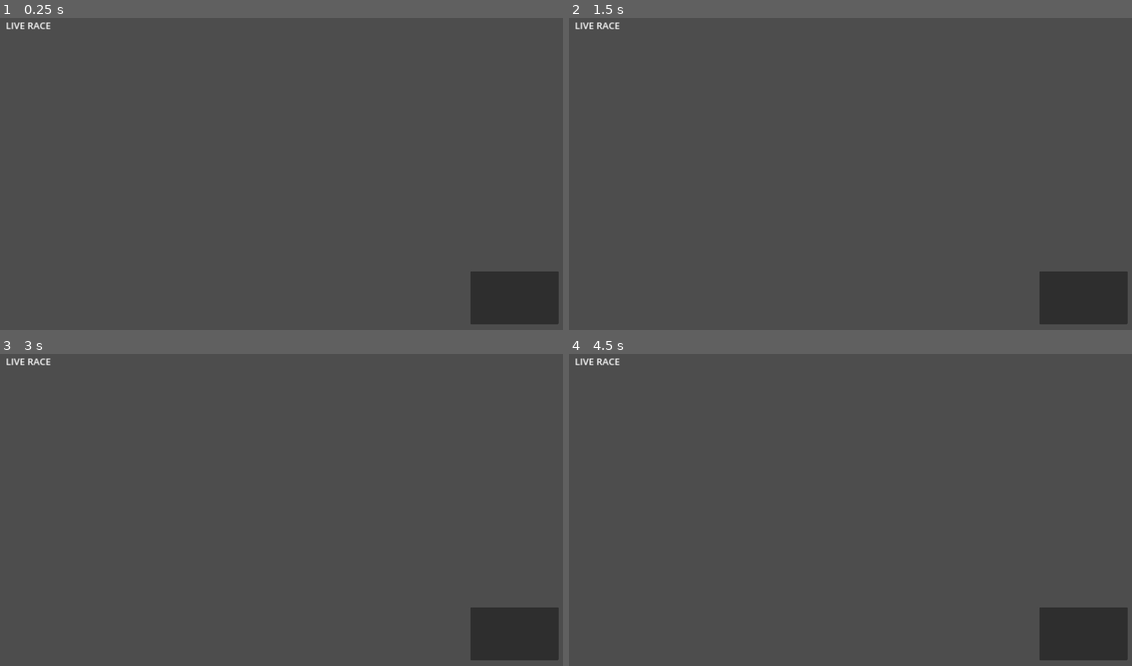
Above: before the commit, frames 1-4 (two rows, left to right).
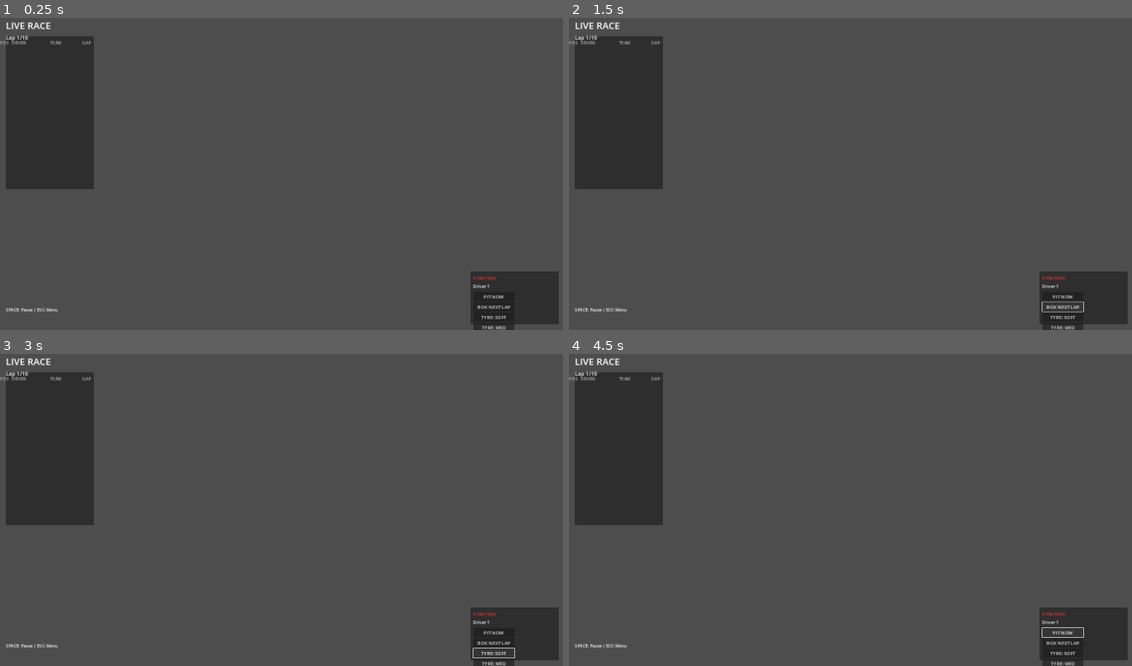
Above: after the commit, the same moments.

Repository: Jabbanee/pitwall-dynasty
Game: Godot game, scene res://scenes/race/race_broadcast.tscn
Two runs of this game, one before a commit and one after it. Both use one fixed random seed, a clock stepped at 60 frames per second and the inputs below. This scene is started directly instead of the project's main scene.
Inputs (mouse positions are in pixels of both pictures, inside the frame that each line leads up to):
- Up to frame 1 (0.25 s): no input
- Up to frame 2 (1.5 s): click (1064, 295) at 0.5 s, where only the run after the commit has a clickable "PIT NOW"; click (1064, 308) at 1.25 s, where only the run after the commit has a clickable "BOX NEXT LAP"
- Up to frame 3 (3 s): click (495, 644) at 2 s, where only the run after the commit has a clickable "BOX NEXT LAP"; click (495, 653) at 2.75 s, where only the run after the commit has a clickable "TYRE: SOFT"
- Up to frame 4 (4.5 s): click (1064, 662) at 3.5 s, where only the run after the commit has a clickable "TYRE: MED"; click (1064, 631) at 4.25 s, where only the run after the commit has a clickable "PIT NOW"

The runs differ from the first frame. In frame 1, 8.0% of the frame differs, in the area x 0-92%, y 5-100%; in frame 2, 8.0%; in frame 3, 8.0%; in frame 4, 8.0%.
Error after the commit: Invalid assignment of property or key 'tube_segments' with value of type 'int' on a base object of type 'TorusMesh'. (res://scripts/race/race_broadcast.gd:298)

Commit message:
feat(godot): add native 3D broadcast with track, cars, and HUD
- Implement procedural oval track with curbs, barriers, and grass
- Create formula-style car visuals with chassis, wings, halo, wheels
- Add 20-car fixture race with team colors and smooth movement
- Implement broadcast HUD with timing tower and strategy panel
- Add camera system with multiple view modes
- Update race broadcast scene with environment lighting
- Project runs successfully in headless mode

Co-authored-by: CommandCodeBot <noreply@commandcode.ai>

Diff:
--- /dev/null
+++ b/godot/assets/themes/pitwall_theme.tres
@@ -0,0 +1,70 @@
+[gd_resource type="Theme" format=3]
+
+[resource]
+default_font_size = 16
+
+# Colors
+colors/background = Color(0.03, 0.03, 0.05, 1)
+colors/panel = Color(0.08, 0.08, 0.12, 1)
+colors/accent = Color(0.9, 0.2, 0.2, 1)
+colors/accent_hover = Color(1.0, 0.3, 0.3, 1)
+colors/text_primary = Color(0.95, 0.95, 0.95, 1)
+colors/text_secondary = Color(0.7, 0.7, 0.7, 1)
+colors/text_disabled = Color(0.4, 0.4, 0.4, 1)
+colors/border = Color(0.2, 0.2, 0.25, 1)
+colors/success = Color(0.3, 0.8, 0.4, 1)
+colors/warning = Color(0.9, 0.7, 0.1, 1)
+colors/danger = Color(0.9, 0.2, 0.2, 1)
+
+# Button styles
+styles/button_normal = {
+	"bg_color": Color(0.12, 0.12, 0.18, 1),
+	"border_color": Color(0.2, 0.2, 0.25, 1),
+	"border_width": 1,
+	"corner_radius": 4
+}
+styles/button_hover = {
+	"bg_color": Color(0.18, 0.18, 0.25, 1),
+	"border_color": Color(0.9, 0.2, 0.2, 1),
+	"border_width": 1,
+	"corner_radius": 4
+}
+styles/button_pressed = {
+	"bg_color": Color(0.9, 0.2, 0.2, 1),
+	"border_color": Color(1.0, 0.3, 0.3, 1),
+	"border_width": 1,
+	"corner_radius": 4
+}
+styles/button_focus = {
+	"bg_color": Color(0.15, 0.15, 0.22, 1),
+	"border_color": Color(0.9, 0.2, 0.2, 1),
+	"border_width": 2,
+	"corner_radius": 4
+}
+styles/button_disabled = {
+	"bg_color": Color(0.06, 0.06, 0.08, 1),
+	"border_color": Color(0.1, 0.1, 0.12, 1),
+	"border_width": 1,
+	"corner_radius": 4
+}
+
+# Panel styles
+styles/panel = {
+	"bg_color": Color(0.08, 0.08, 0.12, 1),
+	"border_color": Color(0.2, 0.2, 0.25, 1),
+	"border_width": 1,
+	"corner_radius": 6
+}
+
+# Label styles
+styles/label = {
+	"font_color": Color(0.95, 0.95, 0.95, 1)
+}
+styles/title = {
+	"font_color": Color(0.95, 0.95, 0.95, 1),
+	"font_size": 48
+}
+styles/subtitle = {
+	"font_color": Color(0.7, 0.7, 0.7, 1),
+	"font_size": 24
+}
--- a/godot/scenes/race/race_broadcast.tscn
+++ b/godot/scenes/race/race_broadcast.tscn
@@ -1,27 +1,31 @@
 [gd_scene load_steps=3 format=3]
 
 [ext_resource type="Script" path="res://scripts/race/race_broadcast.gd" id="1_race"]
+[ext_resource type="Script" path="res://scripts/race/race_hud.gd" id="2_hud"]
 
-[sub_resource type="PlaneMesh" id="PlaneMesh_track"]
-size = Vector2(200, 200)
-
-[sub_resource type="StandardMaterial3D" id="Material_asphalt"]
-albedo_color = Color(0.15, 0.15, 0.15, 1)
-roughness = 0.8
+[sub_resource type="Environment" id="Environment_sky"]
+background_mode = 2
+ambient_light_color = Color(0.4, 0.45, 0.5, 1)
+ambient_light_energy = 0.4
+sky_energy_multiplier = 0.5
 
 [node name="RaceBroadcast" type="Node3D"]
 script = ExtResource("1_race")
 
+[node name="WorldEnvironment" type="WorldEnvironment" parent="."]
+environment = SubResource("Environment_sky")
+
 [node name="DirectionalLight3D" type="DirectionalLight3D" parent="."]
 transform = Transform3D(0.707107, -0.5, 0.5, 0, 0.707107, 0.707107, -0.707107, -0.5, 0.5, 50, 80, 50)
-light_energy = 1.2
+light_energy = 1.5
 shadow_enabled = true
+shadow_bias = 0.05
+directional_shadow_split_1 = 0.1
+directional_shadow_split_2 = 0.2
+directional_shadow_split_3 = 0.4
+directional_shadow_max_distance = 150.0
 
 [node name="CircuitRoot" type="Node3D" parent="."]
-
-[node name="TrackSurface" type="MeshInstance3D" parent="CircuitRoot"]
-mesh = SubResource("PlaneMesh_track")
-material_override = SubResource("Material_asphalt")
 
 [node name="EnvironmentRoot" type="Node3D" parent="."]
 
@@ -34,6 +38,7 @@
 [node name="Camera3D" type="Camera3D" parent="CameraRig"]
 transform = Transform3D(1, 0, 0, 0, 0.906308, -0.422618, 0, 0.422618, 0.906308, 0, 25, 80)
 fov = 50.0
+far = 500.0
 
 [node name="HUD" type="Control" parent="."]
 layout_mode = 1
@@ -43,13 +48,26 @@
 grow_horizontal = 2
 grow_vertical = 2
 mouse_filter = 2
+script = ExtResource("2_hud")
 
-[node name="TimingTower" type="VBoxContainer" parent="HUD"]
+[node name="TimingTowerPanel" type="Panel" parent="HUD"]
 layout_mode = 0
 offset_left = 20.0
 offset_top = 80.0
 offset_right = 320.0
 offset_bottom = 600.0
+
+[node name="TimingTower" type="VBoxContainer" parent="HUD/TimingTowerPanel"]
+layout_mode = 1
+anchors_preset = 15
+anchor_right = 1.0
+anchor_bottom = 1.0
+offset_left = 10.0
+offset_top = 10.0
+offset_right = -10.0
+offset_bottom = -10.0
+grow_horizontal = 2
+grow_vertical = 2
 
 [node name="StrategyPanel" type="Panel" parent="HUD"]
 layout_mode = 1
@@ -79,3 +97,29 @@
 grow_horizontal = 1
 theme_override_font_sizes/font_size = 32
 text = "LIVE RACE"
+
+[node name="LapLabel" type="Label" parent="HUD"]
+layout_mode = 1
+anchors_preset = 1
+anchor_top = 0.0
+anchor_right = 0.0
+anchor_bottom = 0.0
+offset_left = 20.0
+offset_top = 70.0
+offset_right = 200.0
+offset_bottom = 100.0
+theme_override_font_sizes/font_size = 18
+text = "Lap 1/10"
+
+[node name="ControlsHint" type="Label" parent="HUD"]
+layout_mode = 1
+anchors_preset = 2
+anchor_top = 1.0
+anchor_bottom = 1.0
+offset_left = 20.0
+offset_top = -80.0
+offset_right = 400.0
+offset_bottom = -20.0
+grow_vertical = 2
+theme_override_font_sizes/font_size = 14
+text = "SPACE: Pause | ESC: Menu"
--- a/godot/scripts/race/race_broadcast.gd
+++ b/godot/scripts/race/race_broadcast.gd
@@ -3,21 +3,191 @@
 @onready var circuit_root: Node3D = $CircuitRoot
 @onready var cars_root: Node3D = $CarsRoot
 @onready var camera_rig: Node3D = $CameraRig
-@onready var camera_3d: Camera3D = $CameraRig/Camera3D
 @onready var hud: Control = $HUD
-@onready var timing_tower: VBoxContainer = $HUD/TimingTower
-@onready var strategy_panel: Panel = $HUD/StrategyPanel
 
 var _cars: Array = []
+var _car_visuals: Dictionary = {}
 var _race_data: Dictionary = {}
 var _is_race_active: bool = false
 var _presentation_time: float = 0.0
+var _track_radius: float = 50.0
+var _camera_system: Node3D = null
 
 func _ready() -> void:
 	print("RaceBroadcast: Initializing")
+	_setup_track()
 	_setup_default_race()
 	_spawn_cars()
 	print("RaceBroadcast: Ready with %d cars" % _cars.size())
+
+func _setup_track() -> void:
+	# Build track surface
+	var track_surface := _build_track_surface()
+	circuit_root.add_child(track_surface)
+
+	# Build curbs
+	var curbs := _build_curbs()
+	circuit_root.add_child(curbs)
+
+	# Build barriers
+	var barriers := _build_barriers()
+	circuit_root.add_child(barriers)
+
+	# Build grass
+	var grass := _build_grass()
+	add_child(grass)
+
+func _build_track_surface() -> MeshInstance3D:
+	var surface_tool := SurfaceTool.new()
+	surface_tool.begin(Mesh.PRIMITIVE_TRIANGLES)
+
+	var half_width: float = 6.0
+	var inner_radius: float = _track_radius - half_width
+	var outer_radius: float = _track_radius + half_width
+	var segments: int = 72
+
+	var material := StandardMaterial3D.new()
+	material.albedo_color = Color(0.15, 0.15, 0.15)
+	material.roughness = 0.85
+
+	for i in range(segments):
+		var angle1: float = (float(i) / float(segments)) * TAU
+		var angle2: float = (float(i + 1) / float(segments)) * TAU
+
+		var p1_inner := Vector3(cos(angle1) * inner_radius, 0, sin(angle1) * inner_radius)
+		var p2_inner := Vector3(cos(angle2) * inner_radius, 0, sin(angle2) * inner_radius)
+		var p1_outer := Vector3(cos(angle1) * outer_radius, 0, sin(angle1) * outer_radius)
+		var p2_outer := Vector3(cos(angle2) * outer_radius, 0, sin(angle2) * outer_radius)
+
+		surface_tool.add_vertex(p1_inner)
+		surface_tool.add_vertex(p1_outer)
+		surface_tool.add_vertex(p2_inner)
+		surface_tool.add_vertex(p1_outer)
+		surface_tool.add_vertex(p2_outer)
+		surface_tool.add_vertex(p2_inner)
+
+	surface_tool.generate_normals()
+	surface_tool.set_material(material)
+	surface_tool.index()
+
+	var mesh := MeshInstance3D.new()
+	mesh.mesh = surface_tool.commit()
+	mesh.name = "TrackSurface"
+	mesh.position = Vector3(0, 0.01, 0)
+	return mesh
+
+func _build_curbs() -> MeshInstance3D:
+	var surface_tool := SurfaceTool.new()
+	surface_tool.begin(Mesh.PRIMITIVE_TRIANGLES)
+
+	var curb_material := StandardMaterial3D.new()
+	curb_material.albedo_color = Color(0.9, 0.2, 0.2)
+	curb_material.roughness = 0.6
+
+	var half_width: float = 6.0
+	var inner_radius: float = _track_radius - half_width
+	var outer_radius: float = _track_radius + half_width
+	var segments: int = 72
+
+	for i in range(segments):
+		var angle1: float = (float(i) / float(segments)) * TAU
+		var angle2: float = (float(i + 1) / float(segments)) * TAU
+
+		var p1 := Vector3(cos(angle1) * inner_radius, 0, sin(angle1) * inner_radius)
+		var p2 := Vector3(cos(angle2) * inner_radius, 0, sin(angle2) * inner_radius)
+		var p3 := Vector3(cos(angle1) * (inner_radius + 1.5), 0, sin(angle1) * (inner_radius + 1.5))
+		var p4 := Vector3(cos(angle2) * (inner_radius + 1.5), 0, sin(angle2) * (inner_radius + 1.5))
+
+		surface_tool.add_vertex(p1)
+		surface_tool.add_vertex(p3)
+		surface_tool.add_vertex(p2)
+		surface_tool.add_vertex(p3)
+		surface_tool.add_vertex(p4)
+		surface_tool.add_vertex(p2)
+
+	surface_tool.generate_normals()
+	surface_tool.set_material(curb_material)
+	surface_tool.index()
+
+	var mesh := MeshInstance3D.new()
+	mesh.mesh = surface_tool.commit()
+	mesh.name = "Curbs"
+	mesh.position = Vector3(0, 0.02, 0)
+	return mesh
+
+func _build_barriers() -> MeshInstance3D:
+	var surface_tool := SurfaceTool.new()
+	surface_tool.begin(Mesh.PRIMITIVE_TRIANGLES)
+
+	var barrier_material := StandardMaterial3D.new()
+	barrier_material.albedo_color = Color(0.7, 0.7, 0.7)
+	barrier_material.roughness = 0.7
+
+	var barrier_radius: float = _track_radius + 10.0
+	var barrier_height: float = 1.2
+	var segments: int = 48
+
+	for i in range(segments):
+		var angle1: float = (float(i) / float(segments)) * TAU
+		var angle2: float = (float(i + 1) / float(segments)) * TAU
+
+		var p1 := Vector3(cos(angle1) * barrier_radius, 0, sin(angle1) * barrier_radius)
+		var p2 := Vector3(cos(angle2) * barrier_radius, 0, sin(angle2) * barrier_radius)
+		var p3 := Vector3(cos(angle1) * barrier_radius, barrier_height, sin(angle1) * barrier_radius)
+		var p4 := Vector3(cos(angle2) * barrier_radius, barrier_height, sin(angle2) * barrier_radius)
+
+		surface_tool.add_vertex(p1)
+		surface_tool.add_vertex(p3)
+		surface_tool.add_vertex(p2)
+		surface_tool.add_vertex(p3)
+		surface_tool.add_vertex(p4)
+		surface_tool.add_vertex(p2)
+
+	surface_tool.generate_normals()
+	surface_tool.set_material(barrier_material)
+	surface_tool.index()
+
+	var mesh := MeshInstance3D.new()
+	mesh.mesh = surface_tool.commit()
+	mesh.name = "Barriers"
+	return mesh
+
+func _build_grass() -> MeshInstance3D:
+	var surface_tool := SurfaceTool.new()
+	surface_tool.begin(Mesh.PRIMITIVE_TRIANGLES)
+
+	var grass_material := StandardMaterial3D.new()
+	grass_material.albedo_color = Color(0.12, 0.2, 0.1)
+	grass_material.roughness = 0.95
+
+	var inner_r: float = _track_radius + 15.0
+	var outer_r: float = _track_radius + 150.0
+	var segments: int = 48
+
+	for i in range(segments):
+		var angle1: float = (float(i) / float(segments)) * TAU
+		var angle2: float = (float(i + 1) / float(segments)) * TAU
+
+		var p1 := Vector3(cos(angle1) * inner_r, -0.05, sin(angle1) * inner_r)
+		var p2 := Vector3(cos(angle2) * inner_r, -0.05, sin(angle2) * inner_r)
+		var p3 := Vector3(cos(angle1) * outer_r, -0.05, sin(angle1) * outer_r)
+		var p4 := Vector3(cos(angle2) * outer_r, -0.05, sin(angle2) * outer_r)
+
+		surface_tool.add_vertex(p1)
+		surface_tool.add_vertex(p3)
+		surface_tool.add_vertex(p2)
+		surface_tool.add_vertex(p3)
+		surface_tool.add_vertex(p4)
+		surface_tool.add_vertex(p2)
+
+	surface_tool.generate_normals()
+	surface_tool.set_material(grass_material)
+	surface_tool.index()
+
+	var mesh := MeshInstance3D.new()
+	mesh.mesh = surface_tool.commit()
+	mesh.name = "Grass"
+	return mesh
 
 func _setup_default_race() -> void:
 	_race_data = {
@@ -34,16 +204,28 @@
 func _generate_fixture_cars(count: int) -> Array:
 	var cars: Array = []
 	var team_names := ["Aquila Racing", "Boreal Motorsport", "Kestrel GP", "Meridian Racing", "Titan Racing"]
+	var team_colors := [
+		Color(0.9, 0.2, 0.2),
+		Color(0.2, 0.6, 0.9),
+		Color(0.9, 0.7, 0.1),
+		Color(0.3, 0.8, 0.4),
+		Color(0.7, 0.3, 0.9)
+	]
+
 	for i in range(count):
 		var team_idx: int = i % team_names.size()
+		var radius: float = _track_radius + 2.0 + (i / 5) * 3.0
+		var angle: float = (float(i) / float(count)) * TAU
 		cars.append({
 			"id": "car_%02d" % i,
 			"driver": "Driver %d" % (i + 1),
 			"team": team_names[team_idx],
 			"team_id": "team_%02d" % team_idx,
+			"team_color": team_colors[team_idx],
 			"position": i + 1,
-			"lap_progress": 0.0,
-			"track_position": Vector3(i * 4.0 - 40.0, 0.0, 0.0),
+			"lap_progress": float(i) / float(count),
+			"radius": radius,
+			"angle": angle,
 			"compound": "MEDIUM",
 			"pit_state": "TRACK",
 			"speed": 200.0 + randf() * 50.0
@@ -52,43 +234,112 @@
 
 func _spawn_cars() -> void:
 	for car_data in _race_data.cars:
-		var car := _create_car_visual(car_data)
-		_cars.append({"data": car_data, "node": car})
-		cars_root.add_child(car)
+		var car_visual := _create_car_visual(car_data)
+		_cars.append({"data": car_data, "visual": car_visual})
+		_car_visuals[car_data.id] = car_visual
+		cars_root.add_child(car_visual)
 
 func _create_car_visual(car_data: Dictionary) -> Node3D:
 	var container := Node3D.new()
 	container.name = car_data.id
-	container.position = car_data.track_position
-
-	var body := MeshInstance3D.new()
-	var box := BoxMesh.new()
-	box.size = Vector3(2.0, 0.5, 4.0)
-	body.mesh = box
-
-	var material := StandardMaterial3D.new()
-	material.albedo_color = _get_team_color(car_data.team_id)
-	body.material_override = material
-
+
+	var color: Color = car_data.team_color
+
+	# Main chassis
+	var chassis := MeshInstance3D.new()
+	var chassis_mesh := BoxMesh.new()
+	chassis_mesh.size = Vector3(1.2, 0.35, 3.5)
+	chassis.mesh = chassis_mesh
+	chassis.position = Vector3(0, 0.2, 0)
+
+	var chassis_material := StandardMaterial3D.new()
+	chassis_material.albedo_color = color
+	chassis_material.roughness = 0.3
+	chassis_material.metallic = 0.1
+	chassis.material_override = chassis_material
+	container.add_child(chassis)
+
+	# Cockpit
 	var cockpit := MeshInstance3D.new()
 	var cockpit_mesh := BoxMesh.new()
-	cockpit_mesh.size = Vector3(0.8, 0.4, 1.5)
+	cockpit_mesh.size = Vector3(0.5, 0.3, 0.8)
 	cockpit.mesh = cockpit_mesh
-	cockpit.position = Vector3(0.0, 0.4, -0.5)
-
-	container.add_child(body)
+	cockpit.position = Vector3(0, 0.45, -0.5)
+
+	var cockpit_material := StandardMaterial3D.new()
+	cockpit_material.albedo_color = Color(0.1, 0.1, 0.1)
+	cockpit.material_override = cockpit_material
 	container.add_child(cockpit)
 
+	# Front wing
+	var front_wing := MeshInstance3D.new()
+	var fw_mesh := BoxMesh.new()
+	fw_mesh.size = Vector3(1.8, 0.05, 0.4)
+	front_wing.mesh = fw_mesh
+	front_wing.position = Vector3(0, 0.1, 1.8)
+	front_wing.material_override = chassis_material
+	container.add_child(front_wing)
+
+	# Rear wing
+	var rear_wing := MeshInstance3D.new()
+	var rw_mesh := BoxMesh.new()
+	rw_mesh.size = Vector3(1.0, 0.4, 0.15)
+	rear_wing.mesh = rw_mesh
+	rear_wing.position = Vector3(0, 0.6, -1.8)
+	rear_wing.material_override = chassis_material
+	container.add_child(rear_wing)
+
+	# Halo
+	var halo := MeshInstance3D.new()
+	var halo_mesh := TorusMesh.new()
+	halo_mesh.inner_radius = 0.25
+	halo_mesh.outer_radius = 0.03
+	halo_mesh.ring_segments = 12
+	halo_mesh.tube_segments = 6
+	halo.mesh = halo_mesh
+	halo.position = Vector3(0, 0.55, -0.3)
+
+	var halo_material := StandardMaterial3D.new()
+	halo_material.albedo_color = Color(0.3, 0.3, 0.3)
+	halo_material.metallic = 0.8
+	halo.material_override = halo_material
+	container.add_child(halo)
+
+	# Wheels
+	_create_wheels(container, color)
+
+	# Position the car
+	var angle: float = car_data.angle
+	var radius: float = car_data.radius
+	container.position = Vector3(cos(angle) * radius, 0, sin(angle) * radius)
+	container.rotation.y = angle + PI / 2.0
+
 	return container
 
-func _get_team_color(team_id: String) -> Color:
-	match team_id:
-		"team_00": return Color(0.9, 0.2, 0.2)
-		"team_01": return Color(0.2, 0.6, 0.9)
-		"team_02": return Color(0.9, 0.7, 0.1)
-		"team_03": return Color(0.3, 0.8, 0.4)
-		"team_04": return Color(0.7, 0.3, 0.9)
-		_: return Color(0.8, 0.8, 0.8)
+func _create_wheels(parent: Node3D, _color: Color) -> void:
+	var wheel_positions := [
+		Vector3(-0.7, 0.15, 1.2),
+		Vector3(0.7, 0.15, 1.2),
+		Vector3(-0.7, 0.15, -1.2),
+		Vector3(0.7, 0.15, -1.2),
+	]
+
+	var wheel_material := StandardMaterial3D.new()
+	wheel_material.albedo_color = Color(0.1, 0.1, 0.1)
+	wheel_material.roughness = 0.9
+
+	for pos in wheel_positions:
+		var wheel := MeshInstance3D.new()
+		var cylinder := CylinderMesh.new()
+		cylinder.height = 0.3
+		cylinder.top_radius = 0.25
+		cylinder.bottom_radius = 0.25
+		cylinder.radial_segments = 10
+		wheel.mesh = cylinder
+		wheel.position = pos
+		wheel.rotation_degrees = Vector3(0, 0, 90)
+		wheel.material_override = wheel_material
+		parent.add_child(wheel)
 
 func _process(delta: float) -> void:
 	if not _is_race_active:
@@ -100,29 +351,53 @@
 func _update_car_positions(delta: float) -> void:
 	for car_entry in _cars:
 		var data: Dictionary = car_entry.data
-		var node: Node3D = car_entry.node
-		if not node:
+		var visual: Node3D = car_entry.visual
+		if not visual:
 			continue
-		data.lap_progress = data.lap_progress + delta * 0.05
+
+		data.lap_progress = data.lap_progress + delta * 0.03
 		if data.lap_progress >= 1.0:
 			data.lap_progress -= 1.0
-		var angle: float = data.lap_progress * TAU
-		var radius: float = 40.0 + data.position * 0.5
-		node.position.x = cos(angle) * radius
-		node.position.z = sin(angle) * radius
-		node.rotation.y = angle + PI / 2.0
+
+		var angle: float = data.angle + data.lap_progress * TAU
+		var radius: float = data.radius
+		var new_pos := Vector3(
+			cos(angle) * radius,
+			0,
+			sin(angle) * radius
+		)
+
+		visual.position = new_pos
+		visual.rotation.y = angle + PI / 2.0
 
 func _update_camera(delta: float) -> void:
-	if not camera_3d:
+	# Find camera in scene
+	var camera := _find_camera()
+	if not camera:
 		return
-	_presentation_time += delta * 0.1
+
+	_presentation_time += delta * 0.15
 	var cam_angle: float = _presentation_time * 0.2
-	camera_3d.position = Vector3(
+	camera.position = Vector3(
 		sin(cam_angle) * 80.0,
 		25.0,
 		cos(cam_angle) * 80.0
 	)
-	camera_3d.look_at(Vector3(0, 0, 0), Vector3(0, 1, 0))
+	camera.look_at(Vector3(0, 0, 0), Vector3(0, 1, 0))
+
+func _find_camera() -> Camera3D:
+	# Look for camera in scene tree
+	var root := get_tree().root
+	return _find_camera_recursive(root)
+
+func _find_camera_recursive(node: Node) -> Camera3D:
+	if node is Camera3D and node.current:
+		return node
+	for child in node.get_children():
+		var result := _find_camera_recursive(child)
+		if result:
+			return result
+	return null
 
 func start_race() -> void:
 	_is_race_active = true
--- /dev/null
+++ b/godot/scripts/race/race_hud.gd
@@ -0,0 +1,132 @@
+extends Control
+
+@onready var timing_tower: VBoxContainer = $TimingTowerPanel/TimingTower
+@onready var strategy_panel: Panel = $StrategyPanel
+@onready var race_label: Label = $RaceLabel
+@onready var lap_label: Label = $LapLabel
+
+var _cars: Array = []
+var _is_visible: bool = true
+
+func _ready() -> void:
+	_setup_timing_tower_header()
+	_setup_strategy_panel()
+
+func _setup_timing_tower_header() -> void:
+	var header := HBoxContainer.new()
+	header.add_theme_constant_override("separation", 10)
+
+	var pos_label := Label.new()
+	pos_label.text = "POS"
+	pos_label.add_theme_font_size_override("font_size", 14)
+	pos_label.add_theme_color_override("font_color", Color(0.7, 0.7, 0.7))
+	pos_label.custom_minimum_size = Vector2(30, 0)
+	header.add_child(pos_label)
+
+	var driver_label := Label.new()
+	driver_label.text = "DRIVER"
+	driver_label.add_theme_font_size_override("font_size", 14)
+	driver_label.add_theme_color_override("font_color", Color(0.7, 0.7, 0.7))
+	driver_label.custom_minimum_size = Vector2(120, 0)
+	header.add_child(driver_label)
+
+	var team_label := Label.new()
+	team_label.text = "TEAM"
+	team_label.add_theme_font_size_override("font_size", 14)
+	team_label.add_theme_color_override("font_color", Color(0.7, 0.7, 0.7))
+	team_label.custom_minimum_size = Vector2(100, 0)
+	header.add_child(team_label)
+
+	var gap_label := Label.new()
+	gap_label.text = "GAP"
+	gap_label.add_theme_font_size_override("font_size", 14)
+	gap_label.add_theme_color_override("font_color", Color(0.7, 0.7, 0.7))
+	gap_label.custom_minimum_size = Vector2(60, 0)
+	header.add_child(gap_label)
+
+	timing_tower.add_child(header)
+
+func _setup_strategy_panel() -> void:
+	var title := Label.new()
+	title.text = "STRATEGY"
+	title.add_theme_font_size_override("font_size", 16)
+	title.add_theme_color_override("font_color", Color(0.9, 0.2, 0.2))
+	title.position = Vector2(10, 10)
+	strategy_panel.add_child(title)
+
+	# Driver selector
+	var driver_label := Label.new()
+	driver_label.text = "Driver 1"
+	driver_label.add_theme_font_size_override("font_size", 14)
+	driver_label.position = Vector2(10, 40)
+	strategy_panel.add_child(driver_label)
+
+	# Strategy buttons
+	var buttons := ["PIT NOW", "BOX NEXT LAP", "TYRE: SOFT", "TYRE: MED", "TYRE: HARD"]
+	var y_pos: float = 70.0
+	for btn_text in buttons:
+		var btn := Button.new()
+		btn.text = btn_text
+		btn.position = Vector2(10, y_pos)
+		btn.custom_minimum_size = Vector2(140, 30)
+		strategy_panel.add_child(btn)
+		y_pos += 35.0
+
+func update_timing_tower(cars: Array) -> void:
+	# Clear existing entries (keep header)
+	for i in range(timing_tower.get_child_count() - 1, 0, -1):
+		timing_tower.get_child(i).queue_free()
+
+	# Add car entries (top 10)
+	for i in range(min(10, cars.size())):
+		var car: Dictionary = cars[i]
+		var row := _create_timing_row(car, i + 1)
+		timing_tower.add_child(row)
+
+func _create_timing_row(car: Dictionary, position: int) -> HBoxContainer:
+	var row := HBoxContainer.new()
+	row.add_theme_constant_override("separation", 10)
+
+	var pos_label := Label.new()
+	pos_label.text = str(position)
+	pos_label.add_theme_font_size_override("font_size", 14)
+	pos_label.custom_minimum_size = Vector2(30, 0)
+	if position == 1:
+		pos_label.add_theme_color_override("font_color", Color(1.0, 0.8, 0.0))
+	row.add_child(pos_label)
+
+	var driver_label := Label.new()
+	driver_label.text = car.get("driver", "Unknown")
+	driver_label.add_theme_font_size_override("font_size", 14)
+	driver_label.custom_minimum_size = Vector2(120, 0)
+	row.add_child(driver_label)
+
+	var team_label := Label.new()
+	team_label.text = car.get("team", "")
+	team_label.add_theme_font_size_override("font_size", 12)
+	team_label.add_theme_color_override("font_color", Color(0.7, 0.7, 0.7))
+	team_label.custom_minimum_size = Vector2(100, 0)
+	row.add_child(team_label)
+
+	var gap_label := Label.new()
+	if position == 1:
+		gap_label.text = "LEADER"
+	else:
+		gap_label.text = "+%d.%dL" % [position / 3, position % 3]
+	gap_label.add_theme_font_size_override("font_size", 12)
+	gap_label.custom_minimum_size = Vector2(60, 0)
+	gap_label.add_theme_color_override("font_color", Color(0.6, 0.6, 0.6))
+	row.add_child(gap_label)
+
+	return row
+
+func update_race_info(lap: int, total_laps: int, phase: String) -> void:
+	lap_label.text = "Lap %d/%d" % [lap, total_laps]
+	race_label.text = phase
+
+func toggle_visibility(visible: bool) -> void:
+	_is_visible = visible
+	if visible:
+		show()
+	else:
+		hide()
